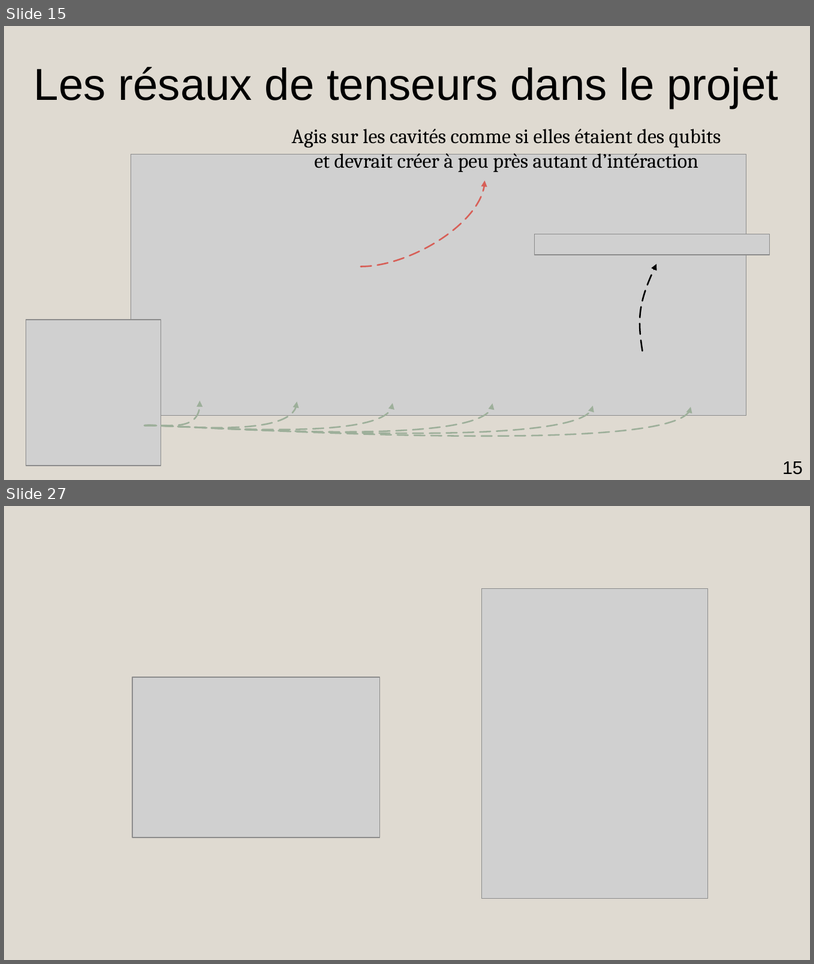
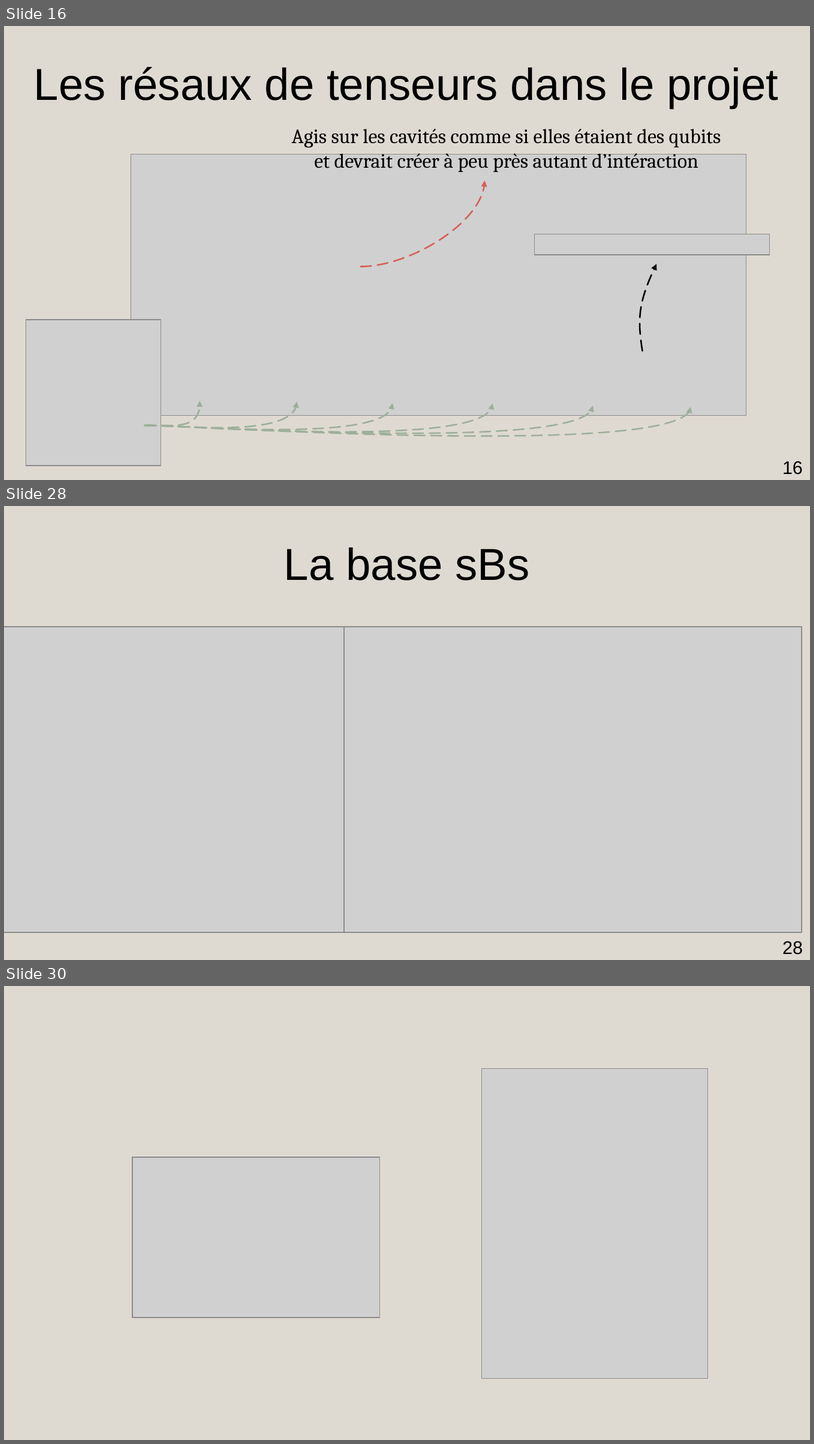
Before and after one commit to AmdaU/presentations, a slide deck: Seminaire/Seminaire.odp. Shown one above the other, each under a label of ours: slides 15 and 27 before the commit, slides 16, 28 and 30 after it; the slides between them are not shown. The pictures are 814x964 and 814x1444 pixels, drawn with LibreOffice and Linux fonts; fonts in the diff are those of the drawing; grey boxes stand for pictures; background and template pictures are left out. Boxes give left, top, right and bottom in pixels: in the first picture for what was removed or moved away, otherwise in the second. Text is boxed around its words. In the diff, an @@ line names an element or a change of style, - is before the commit and + after.

```diff
--- a/Seminaire/Seminaire.odp
+++ b/Seminaire/Seminaire.odp
@@ slide 28 added at box(4, 506, 810, 960), background #DFDAD1 @@
@@ title added at box(284, 547, 530, 580), 44 pt, text #000000 @@
+La base sBs
@@ picture added at box(4, 627, 427, 933) @@
@@ picture added at box(344, 627, 803, 933) @@
@@ page number added at box(783, 940, 803, 954), 18 pt, text #000000 @@
+28
@@ what was slide 15 is now slide 16 @@
@@ page number at box(783, 460, 803, 474): text changed @@
-15
+16
@@ what was slide 27 is now slide 30 @@
```
Also in this commit, not shown: 10 slides changed, 3 other slides added, 1 slide removed, 49 other files.
